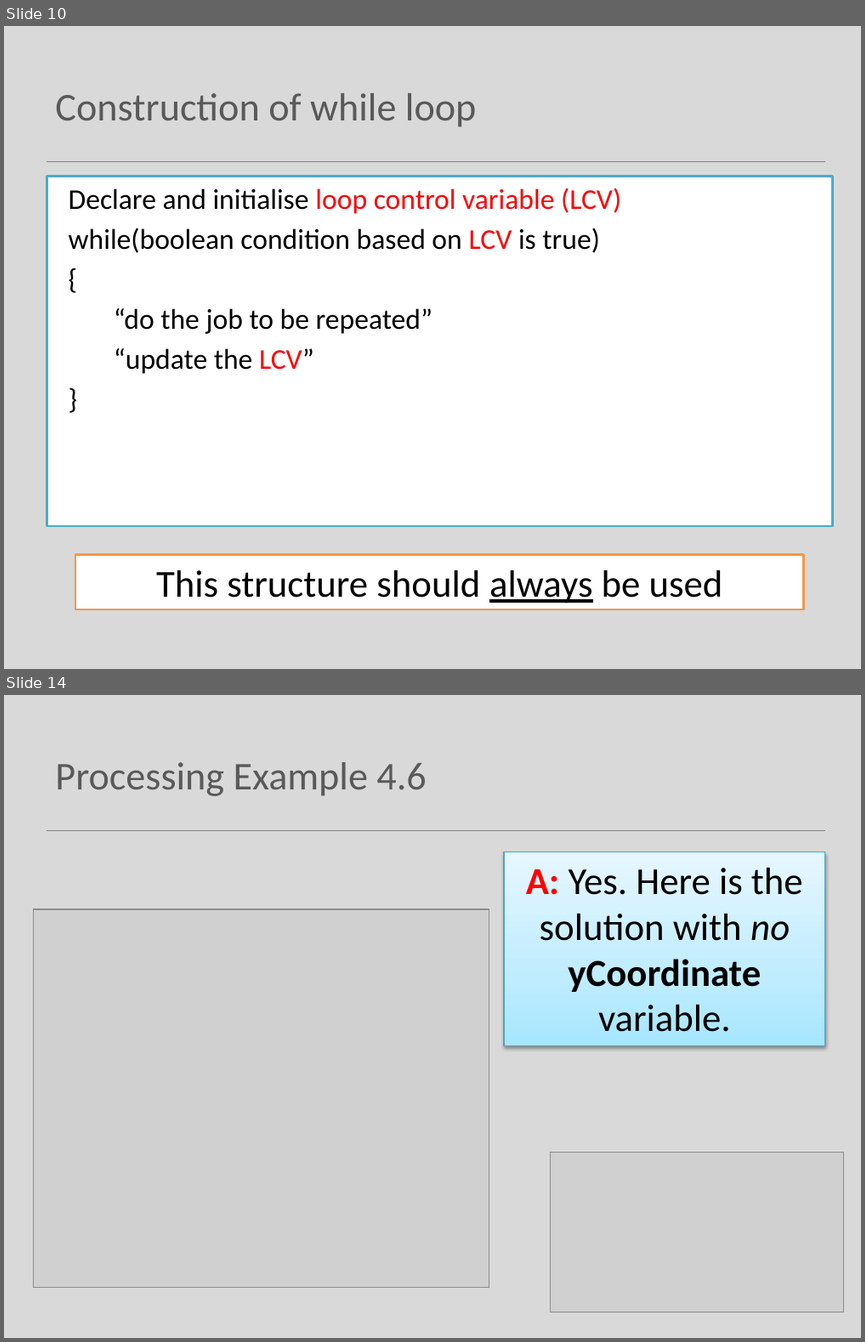
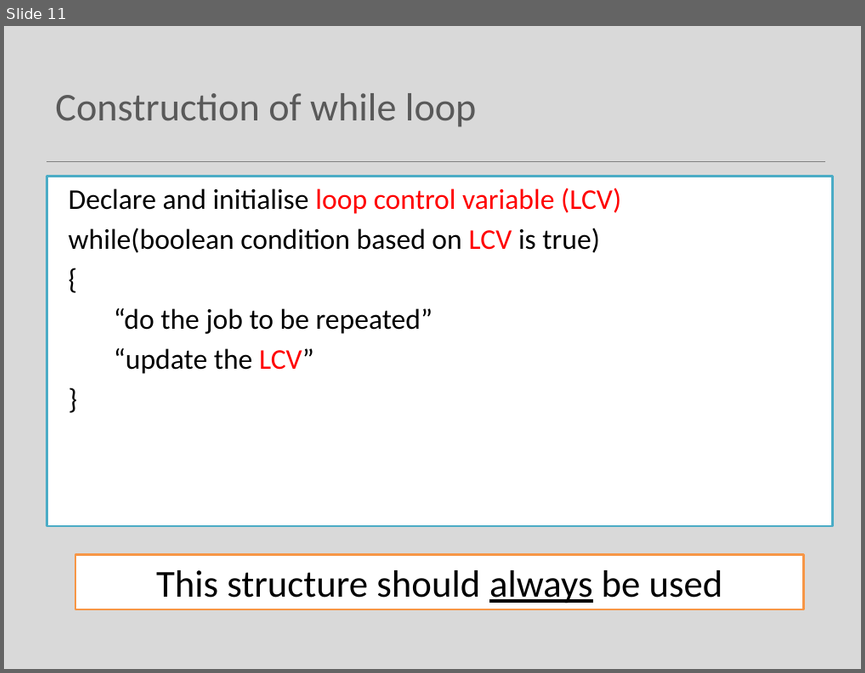
Before and after one commit to Programming-Fundamentals-SETU/prog-fund-1-sept-25, a slide deck: topic05-loops/unit-1-lectures/talk-1-iteration-while/a-iteration-while.pptx. Shown one above the other, each under a label of ours: slides 10 and 14 before the commit, slide 11 after it; the slides between them are not shown. The pictures are 865x1342 and 865x673 pixels, drawn with LibreOffice and Linux fonts; fonts in the diff are those of the drawing; grey boxes stand for pictures. Boxes give left, top, right and bottom in pixels: in the first picture for what was removed or moved away, otherwise in the second. Text is boxed around its words. In the diff, an @@ line names an element or a change of style, - is before the commit and + after.

```diff
--- a/topic05-loops/unit-1-lectures/talk-1-iteration-while/a-iteration-while.pptx
+++ b/topic05-loops/unit-1-lectures/talk-1-iteration-while/a-iteration-while.pptx
@@ slide 14 removed at bbox=[4, 695, 861, 1338], background #D9D9D9; not listed: 1 template element that a slide beside it also shows @@
@@ title removed at bbox=[55, 762, 426, 796] @@
-Processing Example 4.6
@@ rectangle removed at bbox=[504, 851, 825, 1045] @@
-A: Yes. Here is the solution with no yCoordinate variable.
@@ picture removed at bbox=[33, 909, 489, 1287] @@
@@ picture removed at bbox=[550, 1151, 843, 1311] @@
@@ what was slide 10 is now slide 11 @@
```
Also in this commit, not shown: 4 slides changed, 2 slides added, 3 other slides removed, 16 other files.
